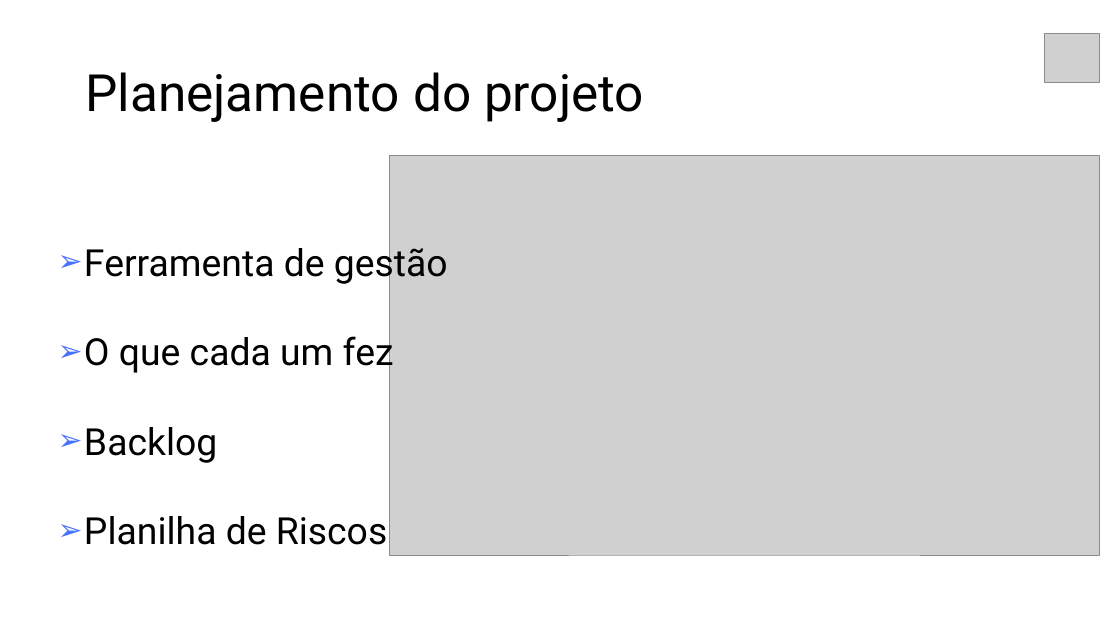
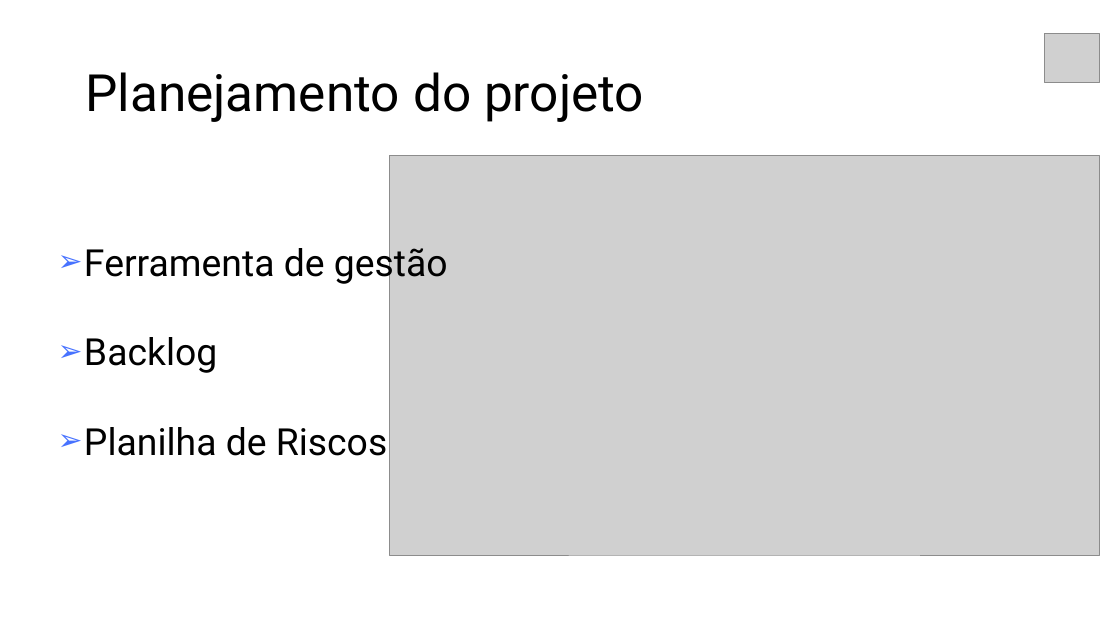
Before and after one commit to larissaSousa1998/segunda-sprint, a slide deck: slide 8 of Documentacao/Sobre o projeto/Apresentação Synergy.pptx. Drawn at 1120x630 pixels with LibreOffice and Linux fonts; fonts in the diff are those of the drawing; grey boxes stand for pictures. Boxes give left, top, right and bottom in pixels: in the first picture for what was removed or moved away, otherwise in the second. Text is boxed around its words. In the diff, an @@ line names an element or a change of style, - is before the commit and + after.

```diff
--- a/Documentacao/Sobre o projeto/Apresentação Synergy.pptx
+++ b/Documentacao/Sobre o projeto/Apresentação Synergy.pptx
@@ text at bbox=[84, 331, 394, 375]: paragraph removed @@
-➢ O que cada um fez
```
Also in this commit, not shown: 10 other slides changed, 1 slide added, 9 other files.
